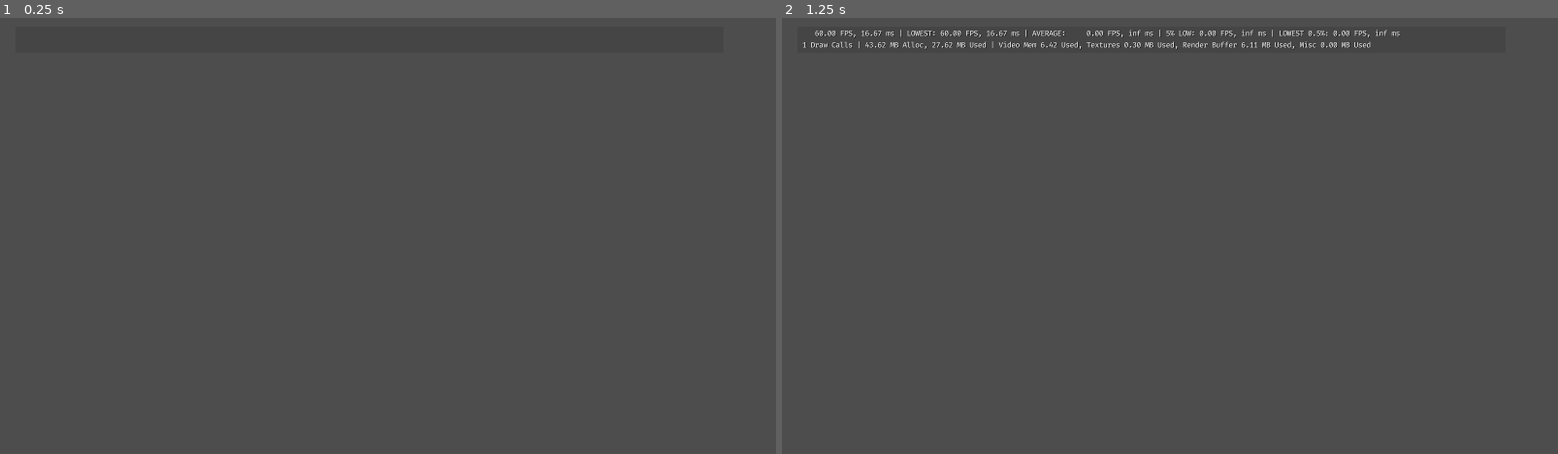
Above: before the commit, frames 1-2 (left to right).
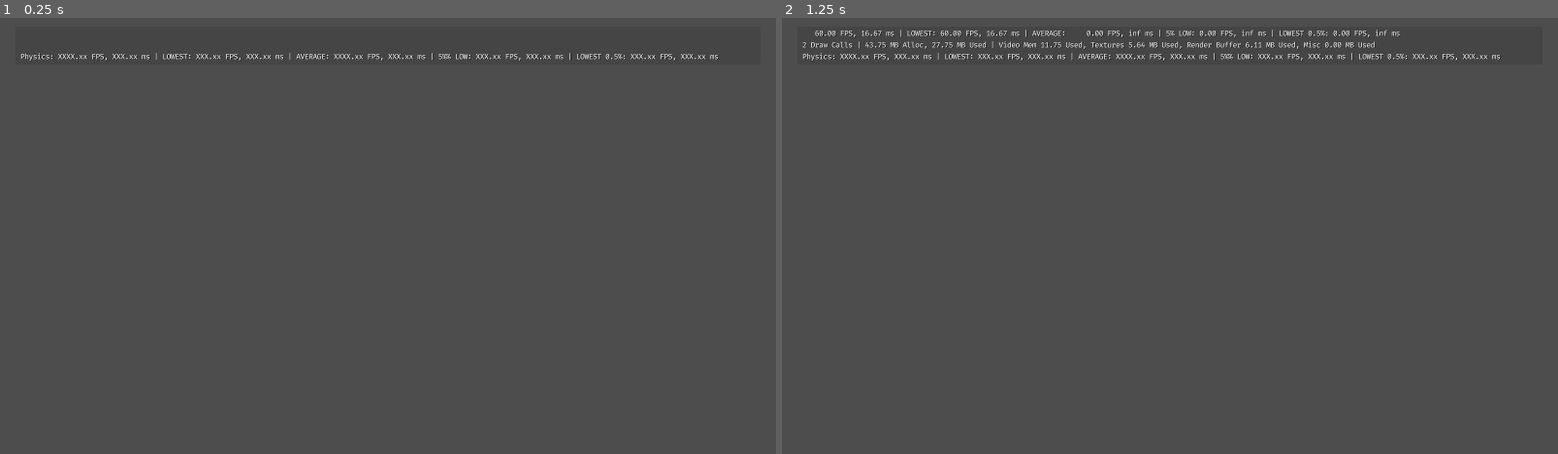
Above: after the commit, the same moments.

Repository: rchanlatte95/godot-ai-test
Game: Godot game, scene res://base.tscn
The game is run twice, just before and just after one commit, with the same random seed, the same clock (stepped at 60 frames per second) and the same inputs.
Inputs:
- Up to frame 1 (0.25 s): no input
- Up to frame 2 (1.25 s): tap Enter at 0.5 s

The runs differ from the first frame. In frame 1, 0.5% of the frame differs, in the area x 2-93%, y 8-10%; in frame 2, 0.9%, in the area x 2-93%, y 5-10%.

Commit message:
Adding physics stats

Diff:
--- a/snayff-ai-test/base.tscn
+++ b/snayff-ai-test/base.tscn
@@ -25,13 +25,12 @@
 alignment_vertical = 0
 script = ExtResource("1_jqxe1")
 MilisecondsPerUpdate = 125
-TimeStats = NodePath("DiagnosticPanel/MarginContainer/DiagnosticContainer/DiagnosticTimingStats")
+TimeStats = NodePath("DiagnosticPanel/MarginContainer/DiagnosticContainer/DiagnosticTimeStats")
 MemStats = NodePath("DiagnosticPanel/MarginContainer/DiagnosticContainer/DiagnosticMemoryStats")
 
 [node name="DiagnosticPanel" type="PanelContainer" parent="UI_Manager/DiagnosticAspectRatio"]
 self_modulate = Color(1, 1, 1, 0.25098)
 layout_mode = 2
-size_flags_horizontal = 0
 size_flags_vertical = 0
 
 [node name="MarginContainer" type="MarginContainer" parent="UI_Manager/DiagnosticAspectRatio/DiagnosticPanel"]
@@ -46,7 +45,7 @@
 layout_mode = 2
 alignment = 1
 
-[node name="DiagnosticTimingStats" type="Label" parent="UI_Manager/DiagnosticAspectRatio/DiagnosticPanel/MarginContainer/DiagnosticContainer"]
+[node name="DiagnosticTimeStats" type="Label" parent="UI_Manager/DiagnosticAspectRatio/DiagnosticPanel/MarginContainer/DiagnosticContainer"]
 custom_minimum_size = Vector2(1440, 20)
 layout_mode = 2
 size_flags_horizontal = 3
@@ -68,8 +67,22 @@
 theme_override_colors/font_shadow_color = Color(0, 0, 0, 1)
 theme_override_fonts/font = ExtResource("1_e8nri")
 theme_override_font_sizes/font_size = 14
-text = "XXXX.xx KBytes In Use"
+text = "XXXX Draw Calls | XXXX.X MB Alloc, XXXX.X MB Used | Video Mem XXXX.X Used, Textures XXXX.X MB Used, Render Buffer XXXX.X MB Used, Misc XXXX.X MB Used"
 vertical_alignment = 1
 autowrap_mode = 2
 text_overrun_behavior = 2
 max_lines_visible = 1
+
+[node name="DiagnosticPhysicsTimeStats" type="Label" parent="UI_Manager/DiagnosticAspectRatio/DiagnosticPanel/MarginContainer/DiagnosticContainer"]
+custom_minimum_size = Vector2(1440, 20)
+layout_mode = 2
+size_flags_horizontal = 3
+size_flags_vertical = 0
+theme_override_colors/font_shadow_color = Color(0, 0, 0, 1)
+theme_override_fonts/font = ExtResource("1_e8nri")
+theme_override_font_sizes/font_size = 14
+text = "Physics: XXXX.xx FPS, XXX.xx ms | LOWEST: XXX.xx FPS, XXX.xx ms | AVERAGE: XXXX.xx FPS, XXX.xx ms | 5%% LOW: XXX.xx FPS, XXX.xx ms | LOWEST 0.5%: XXX.xx FPS, XXX.xx ms"
+vertical_alignment = 1
+autowrap_mode = 2
+text_overrun_behavior = 2
+max_lines_visible = 1
--- a/snayff-ai-test/diagnostics.gd
+++ b/snayff-ai-test/diagnostics.gd
@@ -14,15 +14,23 @@
 
 var file_buffer: PackedFloat32Array
 
+var accum: float = 0.0
+
 var avg_buffer_idx: int = 0
 var TARGET_LOW_FRAME_CT: int = 16
 var AVG_BUFFER_SIZE: int = (int)(TARGET_LOW_FRAME_CT / LOWEST_PCT_RANGE)
+
 var avg_buffer: PackedFloat32Array
 var lowest_fps: float = 1000.0 * 1000.0
-var accum: float = 0.0
 var low_avg_fps: float = 0.0
 var lowest_avg_fps: float = 0.0
 var trim_avg_fps: float = 0.0
+
+var avg_physics_buffer: PackedFloat32Array
+var physics_lowest_fps: float = 1000.0 * 1000.0
+var physics_low_avg_fps: float = 0.0
+var physics_lowest_avg_fps: float = 0.0
+var physics_trim_avg_fps: float = 0.0
 
 const AUTO_FLUSH_MAX: int = 100
 var auto_flush_ctr: int = 0
@@ -32,6 +40,7 @@
 const file_fmt: String = "res://%s_%s_timingStats.txt"
 const time_fmt: String = "%8.2f FPS, %0.2f ms | LOWEST: %0.2f FPS, %0.2f ms | AVERAGE: %8.2f FPS, %0.2f ms | 5%% LOW: %0.2f FPS, %0.2f ms | LOWEST 0.5%%: %0.2f FPS, %0.2f ms"
 const mem_fmt: String = "%d Draw Calls | %0.2f MB Alloc, %0.2f MB Used | Video Mem %0.2f Used, Textures %0.2f MB Used, Render Buffer %0.2f MB Used, Misc %0.2f MB Used"
+const physics_time_fmt: String = "%8.2f FPS, %0.2f ms | LOWEST: %0.2f FPS, %0.2f ms | AVERAGE: %8.2f FPS, %0.2f ms | 5%% LOW: %0.2f FPS, %0.2f ms | LOWEST 0.5%%: %0.2f FPS, %0.2f ms"
 
 # Instead of 1% low FPS, we're doing a weighted average on the lowest 5%
 func LowestFpsWeightedAverage(low_frames: PackedFloat32Array) -> float:
@@ -66,6 +75,13 @@
 	lowest_avg_fps = avg_buffer[0]
 	low_avg_fps = LowestFpsWeightedAverage(avg_buffer.slice(0, TARGET_LOW_FRAME_CT))
 	trim_avg_fps = Average(avg_buffer.slice(TARGET_LOW_FRAME_CT, (AVG_BUFFER_SIZE - TARGET_LOW_FRAME_CT)))
+
+func TabulatePhysicsTimeStats() -> void:
+	avg_buffer_idx = 0
+	avg_physics_buffer.sort()
+	physics_lowest_fps = avg_physics_buffer[0]
+	physics_low_avg_fps = LowestFpsWeightedAverage(avg_physics_buffer.slice(0, TARGET_LOW_FRAME_CT))
+	physics_trim_avg_fps = Average(avg_physics_buffer.slice(TARGET_LOW_FRAME_CT, (AVG_BUFFER_SIZE - TARGET_LOW_FRAME_CT)))
 
 func ResetStatCollection() -> void:
 	lowest_fps = 10000000000.0
@@ -108,7 +124,8 @@
 
 func DisplayMemStats() -> void:
 
-	const BYTES_TO_MB: float = 1.0 / 1048576.0
+	const BYTES_IN_MB: float = 1048576.0
+	const BYTES_TO_MB: float = 1.0 / BYTES_IN_MB
 
 	var draw_calls: int = ceil(Performance.get_monitor(Performance.RENDER_TOTAL_DRAW_CALLS_IN_FRAME))
 
@@ -135,7 +152,8 @@
 							total_video_mem_used, tex_mem_used, render_buffer_mem_used, misc_gfx_mem_used]
 	MemStats.text = final_str
 
-func DisplayTimeStats(delta: float) -> void:
+func DisplayTimeStats() -> void:
+	var delta: float = Performance.get_monitor(Performance.TIME_PROCESS)
 	var fps: float = 1.0 / delta
 	var ms_per_frame: float = 1000.0 * delta
 	var lowest_ms_per_frame: float = 1000.0 / lowest_fps
@@ -150,11 +168,28 @@
 							 lowest_avg_fps, lowest_avg_ms_per_frame]
 	TimeStats.text = final_str
 
+func DisplayPhysicsTimeStats() -> void:
+	var delta: float = Performance.get_monitor(Performance.TIME_PHYSICS_PROCESS)
+	var fps: float = 1.0 / delta
+	var ms_per_frame: float = 1000.0 * delta
+	var lowest_ms_per_frame: float = 1000.0 / lowest_fps
+	var trim_ms_per_frame: float = 1000.0 / trim_avg_fps
+	var low_avg_ms_per_frame: float = 1000.0 / low_avg_fps
+	var lowest_avg_ms_per_frame: float = 1000.0 / lowest_avg_fps
+
+	var final_str = time_fmt % [fps, ms_per_frame,
+							 lowest_fps, lowest_ms_per_frame,
+							 trim_avg_fps, trim_ms_per_frame,
+							 low_avg_fps, low_avg_ms_per_frame,
+							 lowest_avg_fps, lowest_avg_ms_per_frame]
+	TimeStats.text = final_str
+
 func _ready() -> void:
 	TimeStats.text = ""
 	MemStats.text = ""
 
 	avg_buffer.resize(AVG_BUFFER_SIZE)
+	avg_physics_buffer.resize(AVG_BUFFER_SIZE)
 	accum = -1.0
 
 	CreateStatsFile()
@@ -185,6 +220,9 @@
 
 	var update_threshold = MilisecondsPerUpdate * MILISECS_TO_SECS
 	if (accum >= update_threshold):
-		DisplayTimeStats(delta)
+		DisplayTimeStats()
 		DisplayMemStats()
 		accum = 0.0
+
+func _physics_process(delta: float) -> void:
+	pass
